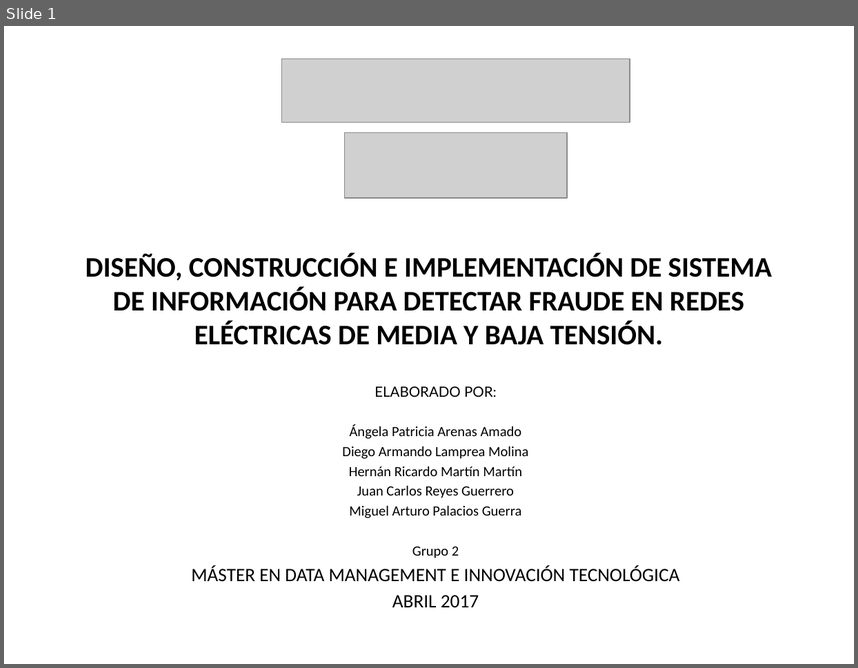
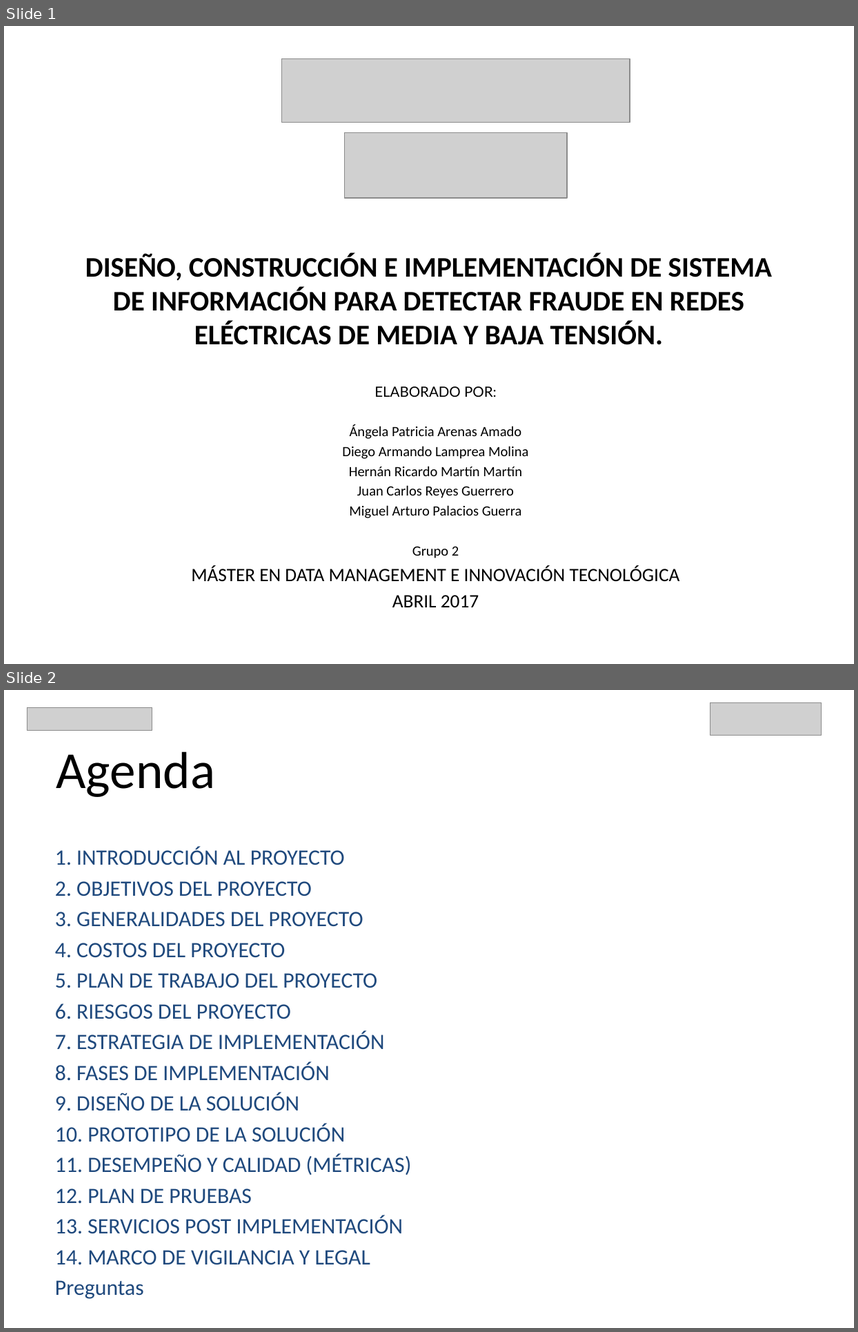
Before and after one commit to JuanCarlosReyesGuerrero/TFG_OBS, a slide deck: PresentacionTFM.pptx. Shown one above the other, each under a label of ours: slide 1 before the commit, slides 1 and 2 after it. The pictures are 858x668 and 858x1332 pixels, drawn with LibreOffice and Linux fonts; fonts in the diff are those of the drawing; grey boxes stand for pictures. Boxes give left, top, right and bottom in pixels: in the first picture for what was removed or moved away, otherwise in the second. Text is boxed around its words. In the diff, an @@ line names an element or a change of style, - is before the commit and + after.

```diff
--- a/PresentacionTFM.pptx
+++ b/PresentacionTFM.pptx
@@ slide 2 added at (4, 690, 854, 1328), background #FFFFFF @@
@@ picture added at (27, 708, 153, 731) @@
@@ picture added at (711, 702, 822, 735) @@
@@ title added at (56, 751, 215, 797), 44 pt, text #000000 @@
+Agenda
@@ text added at (55, 846, 412, 1265), 18.6 pt, text #1F497D @@
+1. INTRODUCCIÓN AL PROYECTO
+2. OBJETIVOS DEL PROYECTO
+3. GENERALIDADES DEL PROYECTO
+4. COSTOS DEL PROYECTO
+5. PLAN DE TRABAJO DEL PROYECTO
+6. RIESGOS DEL PROYECTO
+7. ESTRATEGIA DE IMPLEMENTACIÓN
+8. FASES DE IMPLEMENTACIÓN
+9. DISEÑO DE LA SOLUCIÓN
+10. PROTOTIPO DE LA SOLUCIÓN
+11. DESEMPEÑO Y CALIDAD (MÉTRICAS)
+12. PLAN DE PRUEBAS
+13. SERVICIOS POST IMPLEMENTACIÓN
+14. MARCO DE VIGILANCIA Y LEGAL
+Preguntas
```
Also in this commit, not shown: 6 slides changed, 1 other slide added, 1 slide removed, 1 other file.
